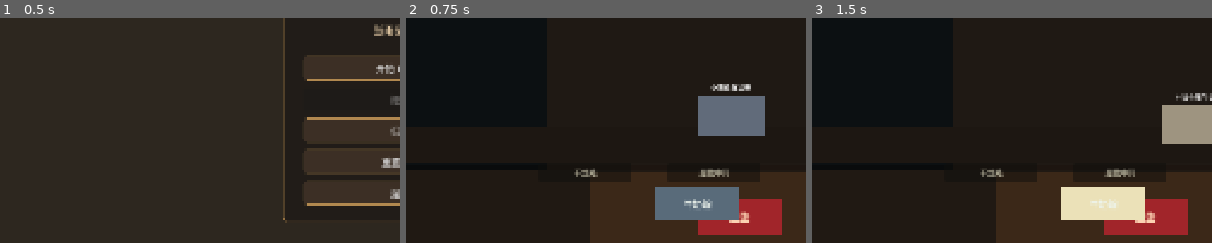
Above: before the commit, frames 1-3 (left to right).
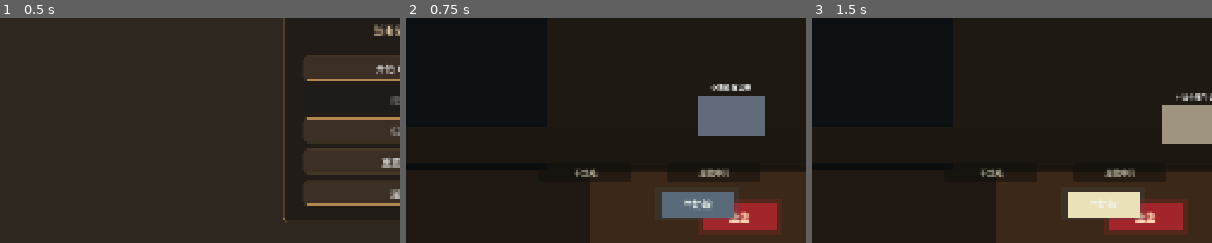
Above: after the commit, the same moments.

Repository: zhangguixia/when-it-rains
Game: Godot game, scene res://game/main/Main.tscn
The game is run twice, just before and just after one commit, with the same random seed, the same clock (stepped at 60 frames per second) and the same inputs.
Inputs (mouse positions are % of the whole screen's width and height, from its top left):
- Up to frame 1 (0.5 s): no input
- Up to frame 2 (0.75 s): click "开始 Demo" at 0.5 s
- Up to frame 3 (1.5 s): tap Enter at 1.25 s; drag from (42, 78) to (60, 28) at 1.27 s
The pictures show only the part of the screen within x 0-50%, y 34-84%; the shares and areas given below are measured in that part.

Frame 1 is identical in both runs. In frame 2, 1.9% of the frame differs, in the area x 62-94%, y 75-97%; in frame 3, 1.9%.

Commit message:
refactor: separate interaction and art nodes

Diff:
--- a/game/keepsakes/KeepsakeCorner.tscn
+++ b/game/keepsakes/KeepsakeCorner.tscn
@@ -76,10 +76,19 @@
 offset_top = 650.0
 offset_right = 720.0
 offset_bottom = 720.0
-color = Color(0.78, 0.52, 0.18, 1)
+color = Color(0.78, 0.52, 0.18, 0.22)
 script = ExtResource("2")
 
+[node name="LeafArt" type="ColorRect" parent="Leaf"]
+mouse_filter = 2
+offset_left = 8.0
+offset_top = 6.0
+offset_right = 92.0
+offset_bottom = 64.0
+color = Color(0.78, 0.52, 0.18, 1)
+
 [node name="LeafLabel" type="Label" parent="Leaf"]
+mouse_filter = 2
 offset_left = 14.0
 offset_top = 22.0
 offset_right = 86.0
--- a/game/keepsakes/LeafDragger.gd
+++ b/game/keepsakes/LeafDragger.gd
@@ -13,6 +13,9 @@
 
 func _ready() -> void:
 	position = Vector2(620, 650)
+
+func get_art_node_name() -> String:
+	return "LeafArt"
 
 func _gui_input(event: InputEvent) -> void:
 	if event is InputEventMouseButton and event.button_index == MOUSE_BUTTON_LEFT:
--- a/game/shelter/CushionDragger.gd
+++ b/game/shelter/CushionDragger.gd
@@ -13,6 +13,9 @@
 
 func _ready() -> void:
 	position = get_snap_position_for_area("center")
+
+func get_art_node_name() -> String:
+	return "CushionArt"
 
 func _gui_input(event: InputEvent) -> void:
 	if event is InputEventMouseButton and event.button_index == MOUSE_BUTTON_LEFT:
--- a/game/shelter/MilkBowl.gd
+++ b/game/shelter/MilkBowl.gd
@@ -5,7 +5,10 @@
 var filled := false
 
 func _ready() -> void:
-	color = Color(0.35, 0.42, 0.48, 1)
+	_set_visual_color(Color(0.35, 0.42, 0.48, 1))
+
+func get_art_node_name() -> String:
+	return "MilkBowlArt"
 
 func _gui_input(event: InputEvent) -> void:
 	if event is InputEventMouseButton and event.pressed and event.button_index == MOUSE_BUTTON_LEFT:
@@ -13,14 +16,21 @@
 
 func pour_milk() -> void:
 	filled = true
-	color = Color(0.92, 0.88, 0.72, 1)
+	_set_visual_color(Color(0.92, 0.88, 0.72, 1))
 	milk_poured.emit()
 
 func reset_bowl() -> void:
 	filled = false
-	color = Color(0.35, 0.42, 0.48, 1)
+	_set_visual_color(Color(0.35, 0.42, 0.48, 1))
 
 func get_prompt_text() -> String:
 	if filled:
 		return "牛奶倒好了，小猫闻到了。"
 	return "点击牛奶碗，倒一点温牛奶。"
+
+func _set_visual_color(next_color: Color) -> void:
+	var art := get_node_or_null(get_art_node_name())
+	if art is ColorRect:
+		art.color = next_color
+	else:
+		color = next_color
--- a/game/shelter/ShelterScene.tscn
+++ b/game/shelter/ShelterScene.tscn
@@ -220,10 +220,20 @@
 offset_top = 800.0
 offset_right = 900.0
 offset_bottom = 884.0
+color = Color(0.631373, 0.145098, 0.164706, 0.22)
+script = ExtResource("5")
+
+[node name="CushionArt" type="ColorRect" parent="Cushion"]
+mouse_filter = 2
+layout_mode = 0
+offset_left = 10.0
+offset_top = 8.0
+offset_right = 190.0
+offset_bottom = 76.0
 color = Color(0.631373, 0.145098, 0.164706, 1)
-script = ExtResource("5")
 
 [node name="CushionLabel" type="Label" parent="Cushion"]
+mouse_filter = 2
 layout_mode = 0
 offset_left = 20.0
 offset_top = 24.0
@@ -242,10 +252,20 @@
 offset_top = 772.0
 offset_right = 800.0
 offset_bottom = 852.0
+color = Color(0.258824, 0.333333, 0.376471, 0.22)
+script = ExtResource("6")
+
+[node name="MilkBowlArt" type="ColorRect" parent="MilkBowl"]
+mouse_filter = 2
+layout_mode = 0
+offset_left = 14.0
+offset_top = 10.0
+offset_right = 186.0
+offset_bottom = 70.0
 color = Color(0.258824, 0.333333, 0.376471, 1)
-script = ExtResource("6")
 
 [node name="MilkBowlLabel" type="Label" parent="MilkBowl"]
+mouse_filter = 2
 layout_mode = 0
 offset_left = 20.0
 offset_top = 22.0
--- a/game/tests/test_cushion_dragger.gd
+++ b/game/tests/test_cushion_dragger.gd
@@ -13,4 +13,7 @@
 	assert_equal.call(dragger.get_snap_position_for_area("dry_left"), Vector2(420, 800), "left snap position")
 	assert_equal.call(dragger.get_snap_position_for_area("center"), Vector2(700, 800), "center snap position")
 	assert_equal.call(dragger.get_snap_position_for_area("wet_right"), Vector2(1040, 800), "right snap position")
+	assert_true.call(dragger.has_method("get_art_node_name"), "cushion exposes art node name")
+	if dragger.has_method("get_art_node_name"):
+		assert_equal.call(dragger.get_art_node_name(), "CushionArt", "cushion art node name")
 	dragger.free()
--- a/game/tests/test_leaf_dragger.gd
+++ b/game/tests/test_leaf_dragger.gd
@@ -14,4 +14,7 @@
 	assert_equal.call(dragger.get_snap_position_for_slot(1), Vector2(620, 420), "cushion snap")
 	assert_equal.call(dragger.get_snap_position_for_slot(2), Vector2(980, 420), "box snap")
 	assert_equal.call(dragger.get_snap_position_for_slot(99), Vector2(620, 420), "unknown slot snaps to center")
+	assert_true.call(dragger.has_method("get_art_node_name"), "leaf exposes art node name")
+	if dragger.has_method("get_art_node_name"):
+		assert_equal.call(dragger.get_art_node_name(), "LeafArt", "leaf art node name")
 	dragger.free()
--- a/game/tests/test_milk_bowl.gd
+++ b/game/tests/test_milk_bowl.gd
@@ -9,6 +9,9 @@
 	var bowl: ColorRect = bowl_script.new()
 	assert_true.call(not bowl.filled, "milk bowl starts empty")
 	assert_equal.call(bowl.get_prompt_text(), "点击牛奶碗，倒一点温牛奶。", "empty bowl prompt")
+	assert_true.call(bowl.has_method("get_art_node_name"), "milk bowl exposes art node name")
+	if bowl.has_method("get_art_node_name"):
+		assert_equal.call(bowl.get_art_node_name(), "MilkBowlArt", "milk bowl art node name")
 
 	bowl.pour_milk()
 	assert_true.call(bowl.filled, "milk bowl becomes filled")
Not shown, changed: docs/art/ASSET_REPLACEMENT_GUIDE.md
